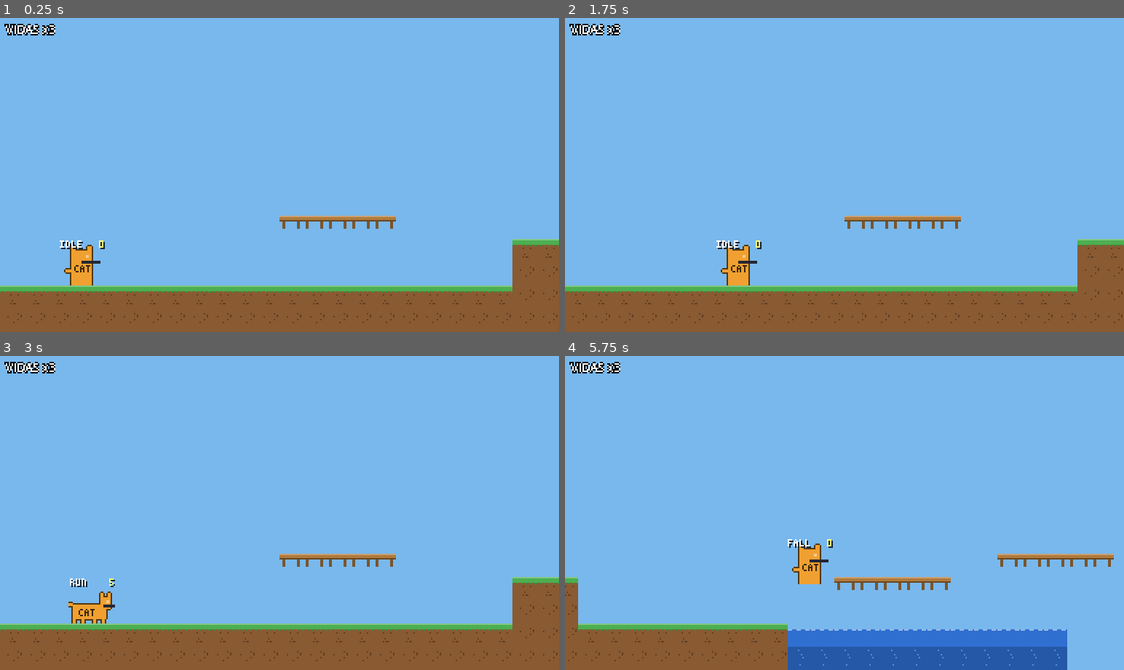
Above: before the commit, frames 1-4 (two rows, left to right).
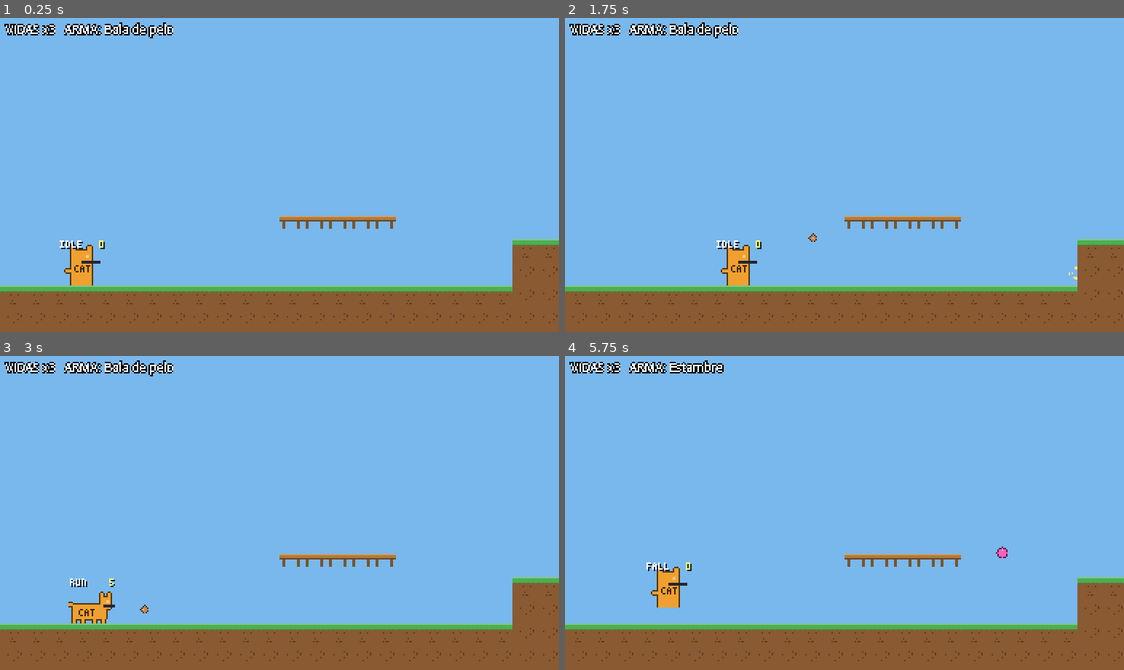
Above: after the commit, the same moments.

Repository: jfreites/claw-assault-team-game
Game: Godot game, scene res://tools/smoke_test.tscn
Two runs of this game, one before a commit and one after it. Both use one fixed random seed, a clock stepped at 60 frames per second and the inputs below. This scene is started directly instead of the project's main scene.
Inputs (mouse positions are in pixels of both pictures, inside the frame that each line leads up to):
- Up to frame 1 (0.25 s): no input
- Up to frame 2 (1.75 s): tap Enter (ui_accept) at 0.5 s; move the mouse to (967, 159) at 0.52 s; hold D (move_right) from 0.53 s (still down); tap J (shoot) at 0.6, 1.55 s; click (967, 159) at 0.67 s; tap K (jump) at 0.77, 1.52 s; move the mouse to (732, 190) at 1.27 s; tap S (crouch) at 1.35 s
- Up to frame 3 (3 s): move the mouse to (335, 443) at 2.02 s; release D (move_right) at 2.03 s; hold A (move_left) 2.03-2.78 s; tap L (lock_aim) at 2.1 s; tap J (shoot) at 2.3, 2.85 s; move the mouse to (251, 575) at 2.77 s; hold D (move_right) from 2.78 s (still down); click (251, 575) at 2.92 s
- Up to frame 4 (5.75 s): tap K (jump) at 3.02, 3.77, 4.52 s; move the mouse to (1012, 560) at 3.52 s; tap Z at 3.6 s; tap J (shoot) at 3.8, 4.55, 5.3 s; tap Tab (debug_next_weapon) at 4.15 s; move the mouse to (676, 465) at 4.27 s; release D (move_right) at 4.28 s; hold A (move_left) 4.28-5.03 s; tap Space at 4.35 s; move the mouse to (872, 513) at 5.02 s; hold D (move_right) from 5.03 s (still down); tap X at 5.1 s; click (872, 513) at 5.17 s

The runs differ from the first frame. In frame 1, 0.6% of the frame differs, in the area x 11-31%, y 1-7%; in frame 2, 0.6%; in frame 3, 0.6%; in frame 4, 14%, in the area x 0-100%, y 1-100%.

Commit message:
Etapa 2: disparo y armas data-driven
- WeaponData (Resource) con patrones SINGLE/SPREAD/BOUNCE/PIERCE
- Bullet genérica con raycast contra el mundo (rebote sin atravesar paredes)
- WeaponHolder con cadencia, límite en pantalla y multiplicadores para poderes
- Armas: bola de pelo, estambre (rebota), espina de pescado (perfora), sardinas (spread)
- Disparo en 8 direcciones desde Marker2D por pose; HUD muestra el arma
- Fx.burst/explosion con CPUParticles2D

Co-Authored-By: Claude Opus 5.5 <noreply@anthropic.com>

Diff:
--- /dev/null
+++ b/resources/weapons/fishbone.tres
@@ -0,0 +1,21 @@
+[gd_resource type="Resource" script_class="WeaponData" format=3]
+
+[ext_resource type="Script" path="res://scripts/weapons/weapon_data.gd" id="1_weapon"]
+[ext_resource type="PackedScene" path="res://scenes/weapons/bullet.tscn" id="2_bullet"]
+
+[resource]
+script = ExtResource("1_weapon")
+bullet_scene = ExtResource("2_bullet")
+display_name = "Espina de pescado"
+hud_letter = "P"
+pattern = 3
+fire_rate = 5.0
+damage = 1
+bullet_speed = 420.0
+lifetime = 1.0
+max_on_screen = 0
+sfx = "shoot_fishbone"
+bullet_sprite = "projectiles/fishbone"
+hit_radius = 3.0
+rotate_sprite = true
+pierce_count = -1
--- /dev/null
+++ b/resources/weapons/hairball.tres
@@ -0,0 +1,20 @@
+[gd_resource type="Resource" script_class="WeaponData" format=3]
+
+[ext_resource type="Script" path="res://scripts/weapons/weapon_data.gd" id="1_weapon"]
+[ext_resource type="PackedScene" path="res://scenes/weapons/bullet.tscn" id="2_bullet"]
+
+[resource]
+script = ExtResource("1_weapon")
+bullet_scene = ExtResource("2_bullet")
+display_name = "Bola de pelo"
+hud_letter = "H"
+pattern = 0
+fire_rate = 6.0
+damage = 1
+bullet_speed = 260.0
+lifetime = 1.2
+max_on_screen = 4
+sfx = "shoot"
+bullet_sprite = "projectiles/hairball"
+hit_radius = 3.0
+rotate_sprite = false
--- /dev/null
+++ b/resources/weapons/sardine_spread.tres
@@ -0,0 +1,22 @@
+[gd_resource type="Resource" script_class="WeaponData" format=3]
+
+[ext_resource type="Script" path="res://scripts/weapons/weapon_data.gd" id="1_weapon"]
+[ext_resource type="PackedScene" path="res://scenes/weapons/bullet.tscn" id="2_bullet"]
+
+[resource]
+script = ExtResource("1_weapon")
+bullet_scene = ExtResource("2_bullet")
+display_name = "Sardinas (spread)"
+hud_letter = "S"
+pattern = 1
+fire_rate = 4.0
+damage = 1
+bullet_speed = 240.0
+lifetime = 1.0
+max_on_screen = 0
+sfx = "shoot_spread"
+bullet_sprite = "projectiles/sardine"
+hit_radius = 3.0
+rotate_sprite = true
+spread_count = 3
+spread_angle = 30.0
--- /dev/null
+++ b/resources/weapons/yarn.tres
@@ -0,0 +1,23 @@
+[gd_resource type="Resource" script_class="WeaponData" format=3]
+
+[ext_resource type="Script" path="res://scripts/weapons/weapon_data.gd" id="1_weapon"]
+[ext_resource type="PackedScene" path="res://scenes/weapons/bullet.tscn" id="2_bullet"]
+
+[resource]
+script = ExtResource("1_weapon")
+bullet_scene = ExtResource("2_bullet")
+display_name = "Estambre"
+hud_letter = "E"
+pattern = 2
+fire_rate = 3.5
+damage = 2
+bullet_speed = 200.0
+lifetime = 2.5
+max_on_screen = 3
+sfx = "shoot_yarn"
+bullet_sprite = "projectiles/yarn"
+hit_radius = 4.0
+rotate_sprite = false
+bullet_gravity = 380.0
+max_bounces = 4
+bounce_damping = 0.85
--- a/scenes/player/player.tscn
+++ b/scenes/player/player.tscn
@@ -4,6 +4,11 @@
 [ext_resource type="Resource" path="res://resources/player/player_config.tres" id="2_config"]
 [ext_resource type="Script" path="res://scripts/art/entity_sprite.gd" id="3_sprite"]
 [ext_resource type="Script" path="res://scripts/combat/hurtbox.gd" id="4_hurtbox"]
+[ext_resource type="Script" path="res://scripts/weapons/weapon_holder.gd" id="5_holder"]
+[ext_resource type="Resource" path="res://resources/weapons/hairball.tres" id="6_hairball"]
+[ext_resource type="Resource" path="res://resources/weapons/yarn.tres" id="7_yarn"]
+[ext_resource type="Resource" path="res://resources/weapons/fishbone.tres" id="8_fishbone"]
+[ext_resource type="Resource" path="res://resources/weapons/sardine_spread.tres" id="9_sardine"]
 
 [sub_resource type="RectangleShape2D" id="RectangleShape2D_body"]
 size = Vector2(12, 24)
@@ -68,3 +73,8 @@
 
 [node name="Air" type="Marker2D" parent="Muzzles"]
 position = Vector2(0, -14)
+
+[node name="WeaponHolder" type="Node2D" parent="."]
+script = ExtResource("5_holder")
+default_weapon = ExtResource("6_hairball")
+debug_weapons = Array[Resource]([ExtResource("6_hairball"), ExtResource("7_yarn"), ExtResource("8_fishbone"), ExtResource("9_sardine")])
--- /dev/null
+++ b/scenes/weapons/bullet.tscn
@@ -0,0 +1,20 @@
+[gd_scene format=3]
+
+[ext_resource type="Script" path="res://scripts/weapons/bullet.gd" id="1_bullet"]
+[ext_resource type="Script" path="res://scripts/art/entity_sprite.gd" id="2_sprite"]
+
+[sub_resource type="CircleShape2D" id="CircleShape2D_bullet"]
+radius = 3.0
+
+[node name="Bullet" type="Area2D"]
+collision_layer = 8
+collision_mask = 0
+monitoring = false
+script = ExtResource("1_bullet")
+
+[node name="Sprite" type="AnimatedSprite2D" parent="."]
+script = ExtResource("2_sprite")
+entity = "projectiles/hairball"
+
+[node name="Shape" type="CollisionShape2D" parent="."]
+shape = SubResource("CircleShape2D_bullet")
--- a/scripts/art/sprite_catalog.gd
+++ b/scripts/art/sprite_catalog.gd
@@ -28,6 +28,23 @@
 			"dead": {"frames": 1, "fps": 1.0, "loop": false, "shape": "flat"},
 		},
 	},
+	# --- Proyectiles (anclaje al centro, animación "fly") ---
+	"projectiles/hairball": {
+		"size": Vector2i(6, 6), "anchor": "center", "color": "c08a5a", "default": "fly",
+		"anims": {"fly": {"frames": 2, "fps": 12.0, "loop": true, "shape": "orb"}},
+	},
+	"projectiles/yarn": {
+		"size": Vector2i(8, 8), "anchor": "center", "color": "ff5fc0", "default": "fly",
+		"anims": {"fly": {"frames": 4, "fps": 12.0, "loop": true, "shape": "orb"}},
+	},
+	"projectiles/fishbone": {
+		"size": Vector2i(14, 6), "anchor": "center", "color": "e8ecff", "default": "fly",
+		"anims": {"fly": {"frames": 1, "fps": 1.0, "loop": true, "shape": "bone"}},
+	},
+	"projectiles/sardine": {
+		"size": Vector2i(7, 7), "anchor": "center", "color": "5fa8ff", "default": "fly",
+		"anims": {"fly": {"frames": 2, "fps": 12.0, "loop": true, "shape": "orb"}},
+	},
 }
 
 
--- /dev/null
+++ b/scripts/fx/fx.gd
@@ -0,0 +1,34 @@
+class_name Fx
+extends RefCounted
+## Efectos simples y reutilizables (partículas). Se pulen en la etapa 7.
+
+
+## Ráfaga de partículas cuadradas que se autodestruye.
+static func burst(context: Node, pos: Vector2, color: Color, amount := 10, speed := 80.0, lifetime := 0.35) -> void:
+	if not context.is_inside_tree():
+		return
+	var p := CPUParticles2D.new()
+	p.one_shot = true
+	p.emitting = false
+	p.amount = amount
+	p.lifetime = lifetime
+	p.explosiveness = 1.0
+	p.spread = 180.0
+	p.direction = Vector2.UP
+	p.initial_velocity_min = speed * 0.4
+	p.initial_velocity_max = speed
+	p.gravity = Vector2(0, 220)
+	p.scale_amount_min = 1.0
+	p.scale_amount_max = 2.0
+	p.color = color
+	p.position = pos
+	p.finished.connect(p.queue_free)
+	Bullet.get_projectile_root(context).add_child(p)
+	p.emitting = true
+
+
+## Explosión: dos ráfagas de color + sacudida de cámara.
+static func explosion(context: Node, pos: Vector2, size := 1.0) -> void:
+	burst(context, pos, Color(1.0, 0.85, 0.3), int(14 * size), 110.0 * size, 0.45)
+	burst(context, pos, Color(1.0, 0.4, 0.15), int(8 * size), 70.0 * size, 0.35)
+	GameCamera.shake_current(context, 1.5 * size, 0.15)
--- a/scripts/player/player.gd
+++ b/scripts/player/player.gd
@@ -32,6 +32,7 @@
 @onready var hurt_stand: CollisionShape2D = $Hurtbox/Stand
 @onready var hurt_prone: CollisionShape2D = $Hurtbox/Prone
 @onready var muzzles: Node2D = $Muzzles
+@onready var weapon_holder: WeaponHolder = $WeaponHolder
 
 
 func _ready() -> void:
@@ -93,6 +94,11 @@
 
 	move_and_slide()
 
+	if _pressed("shoot"):
+		weapon_holder.try_fire(get_muzzle_position(), aim)
+	if _just_pressed("debug_next_weapon"):
+		weapon_holder.cycle_debug_weapon()
+
 	if is_on_floor():
 		_jumped = false
 		if want_prone:
@@ -205,7 +211,9 @@
 func get_muzzle_position() -> Vector2:
 	var marker_name := "Forward"
 	if state == State.JUMP:
-		marker_name = "Air"
+		# En el salto (bola) se dispara desde el centro hacia la dirección de apuntado
+		var air := muzzles.get_node_or_null("Air") as Marker2D
+		return global_position + (air.position if air else Vector2(0, -14)) + aim * 8.0
 	elif state == State.PRONE:
 		marker_name = "Prone"
 	elif aim.y < -0.9:
--- a/scripts/ui/hud.gd
+++ b/scripts/ui/hud.gd
@@ -1,6 +1,6 @@
 class_name Hud
 extends CanvasLayer
-## HUD mínimo (se completa en la etapa 7): vidas y mensajes centrales.
+## HUD mínimo (se completa en la etapa 7): vidas, arma actual y mensajes centrales.
 
 var _player: Player
 
@@ -16,6 +16,7 @@
 
 func bind_player(p: Player) -> void:
 	_player = p
+	p.weapon_holder.weapon_changed.connect(func(_w): _refresh())
 	_refresh()
 
 
@@ -29,4 +30,7 @@
 
 
 func _refresh() -> void:
-	info.text = "VIDAS x%d" % GameState.lives
+	var text := "VIDAS x%d" % GameState.lives
+	if _player and _player.weapon_holder.current:
+		text += "   ARMA: %s" % _player.weapon_holder.current.display_name
+	info.text = text
--- /dev/null
+++ b/scripts/weapons/bullet.gd
@@ -0,0 +1,133 @@
+class_name Bullet
+extends Hitbox
+## Proyectil genérico configurado por un WeaponData (jugador y enemigos).
+## Se mueve a mano con raycast contra el mundo para rebotar sin atravesar paredes.
+
+const OFFSCREEN_MARGIN := 24.0
+
+var data: WeaponData
+var velocity := Vector2.ZERO
+var from_player := true
+
+var _life := 0.0
+var _bounces_left := 0
+var _pierce_left := -1
+var _hit_ids: Array[int] = []
+var _spent := false
+
+@onready var sprite: EntitySprite = $Sprite
+@onready var shape: CollisionShape2D = $Shape
+
+
+## Instancia las balas del patrón del arma. Devuelve las balas creadas.
+static func spawn_pattern(weapon: WeaponData, origin: Vector2, direction: Vector2, player_owned: bool, context: Node, damage_multiplier := 1.0) -> Array[Bullet]:
+	var spawned: Array[Bullet] = []
+	if weapon == null or weapon.bullet_scene == null:
+		return spawned
+	var dirs: Array[Vector2] = []
+	if weapon.pattern == WeaponData.Pattern.SPREAD and weapon.spread_count > 1:
+		var step := deg_to_rad(weapon.spread_angle) / float(weapon.spread_count - 1)
+		var start := -deg_to_rad(weapon.spread_angle) * 0.5
+		for i in weapon.spread_count:
+			dirs.append(direction.rotated(start + step * i))
+	else:
+		dirs.append(direction)
+	var root := get_projectile_root(context)
+	for dir in dirs:
+		var bullet := weapon.bullet_scene.instantiate() as Bullet
+		bullet.configure(weapon, dir, player_owned, damage_multiplier)
+		bullet.position = origin
+		root.add_child(bullet)
+		spawned.append(bullet)
+	AudioManager.play_sfx(weapon.sfx)
+	return spawned
+
+
+static func get_projectile_root(context: Node) -> Node:
+	var root := context.get_tree().get_first_node_in_group("projectile_root")
+	return root if root else context.get_tree().current_scene
+
+
+func configure(weapon: WeaponData, direction: Vector2, player_owned: bool, damage_multiplier := 1.0) -> void:
+	data = weapon
+	from_player = player_owned
+	velocity = direction.normalized() * weapon.bullet_speed
+	damage = maxi(1, roundi(weapon.damage * damage_multiplier))
+	_bounces_left = weapon.max_bounces if weapon.pattern == WeaponData.Pattern.BOUNCE else 0
+	_pierce_left = weapon.pierce_count if weapon.pattern == WeaponData.Pattern.PIERCE else 0
+
+
+func _ready() -> void:
+	super._ready()
+	if data == null:
+		queue_free()
+		return
+	collision_layer = Layers.PLAYER_BULLET if from_player else Layers.ENEMY_BULLET
+	collision_mask = 0
+	var circle := CircleShape2D.new()
+	circle.radius = data.hit_radius
+	shape.shape = circle
+	sprite.entity = data.bullet_sprite
+	_update_rotation()
+
+
+func _physics_process(delta: float) -> void:
+	if _spent:
+		return
+	_life += delta
+	if _life >= data.lifetime:
+		queue_free()
+		return
+	velocity.y += data.bullet_gravity * delta
+	var motion := velocity * delta
+	var query := PhysicsRayQueryParameters2D.create(global_position, global_position + motion, Layers.WORLD)
+	var hit := get_world_2d().direct_space_state.intersect_ray(query)
+	if hit:
+		if _bounces_left > 0:
+			_bounces_left -= 1
+			velocity = velocity.bounce(hit.normal) * data.bounce_damping
+			global_position = hit.position + hit.normal * 1.0
+			AudioManager.play_sfx("bounce")
+		else:
+			global_position = hit.position
+			_impact()
+			return
+	else:
+		global_position += motion
+	_update_rotation()
+	if _is_offscreen():
+		queue_free()
+
+
+func can_hit(hurtbox: Hurtbox) -> bool:
+	return not _spent and not _hit_ids.has(hurtbox.get_instance_id())
+
+
+func on_hit(hurtbox: Hurtbox) -> void:
+	_hit_ids.append(hurtbox.get_instance_id())
+	super.on_hit(hurtbox)
+	if data.pattern == WeaponData.Pattern.PIERCE:
+		if _pierce_left < 0:
+			return
+		_pierce_left -= 1
+		if _pierce_left > 0:
+			return
+	_impact()
+
+
+func _impact() -> void:
+	_spent = true
+	Fx.burst(self, global_position, Color(1, 0.9, 0.5) if from_player else Color(1, 0.4, 0.3), 5, 50.0, 0.2)
+	queue_free()
+
+
+func _update_rotation() -> void:
+	if data.rotate_sprite and velocity.length_squared() > 0.01:
+		sprite.rotation = velocity.angle()
+
+
+func _is_offscreen() -> bool:
+	var cam := get_viewport().get_camera_2d() as GameCamera
+	if cam == null:
+		return false
+	return not cam.get_view_rect().grow(OFFSCREEN_MARGIN).has_point(global_position)
--- /dev/null
+++ b/scripts/weapons/weapon_data.gd
@@ -0,0 +1,43 @@
+class_name WeaponData
+extends Resource
+## Definición data-driven de un arma. Arma nueva = un .tres nuevo en resources/weapons/.
+
+enum Pattern { SINGLE, SPREAD, BOUNCE, PIERCE }
+
+@export var display_name := "Arma"
+## Letra corta para el HUD y los pickups
+@export var hud_letter := "H"
+@export var pattern: Pattern = Pattern.SINGLE
+
+@export_group("Disparo")
+## Disparos por segundo manteniendo el botón
+@export_range(0.5, 30.0, 0.1) var fire_rate := 6.0
+@export var damage := 1
+@export var bullet_speed := 260.0
+## Segundos antes de desaparecer
+@export var lifetime := 1.2
+## Máximo de balas propias en pantalla (0 = sin límite)
+@export var max_on_screen := 0
+@export var sfx := "shoot"
+
+@export_group("Bala")
+@export var bullet_scene: PackedScene
+## Carpeta del sprite relativa a assets/sprites
+@export var bullet_sprite := "projectiles/hairball"
+## Radio del hitbox (independiente del arte)
+@export var hit_radius := 3.0
+@export var rotate_sprite := true
+@export var bullet_gravity := 0.0
+
+@export_group("Spread")
+@export var spread_count := 3
+## Apertura total del abanico en grados
+@export var spread_angle := 30.0
+
+@export_group("Rebote")
+@export var max_bounces := 3
+@export_range(0.0, 1.0) var bounce_damping := 0.85
+
+@export_group("Perforante")
+## Enemigos que atraviesa antes de desaparecer (-1 = infinitos)
+@export var pierce_count := -1
--- /dev/null
+++ b/scripts/weapons/weapon_holder.gd
@@ -0,0 +1,57 @@
+class_name WeaponHolder
+extends Node2D
+## Ejecuta el arma actual leyendo su WeaponData (cadencia, patrón, límite en pantalla).
+
+signal weapon_changed(weapon: WeaponData)
+signal fired(weapon: WeaponData)
+
+@export var default_weapon: WeaponData
+@export var player_owned := true
+## Armas para ciclar con la acción debug_next_weapon (solo pruebas)
+@export var debug_weapons: Array[Resource] = []
+
+var current: WeaponData
+## Lo modifican los poderes (catnip)
+var fire_rate_multiplier := 1.0
+var damage_multiplier := 1.0
+
+var _cooldown := 0.0
+var _active: Array[Bullet] = []
+
+
+func _ready() -> void:
+	equip(default_weapon)
+
+
+func _physics_process(delta: float) -> void:
+	_cooldown = maxf(_cooldown - delta, 0.0)
+
+
+func equip(weapon: WeaponData) -> void:
+	current = weapon
+	_cooldown = 0.0
+	weapon_changed.emit(weapon)
+
+
+func reset_to_default() -> void:
+	equip(default_weapon)
+
+
+func cycle_debug_weapon() -> void:
+	if debug_weapons.is_empty():
+		return
+	var idx := debug_weapons.find(current)
+	equip(debug_weapons[(idx + 1) % debug_weapons.size()] as WeaponData)
+
+
+func try_fire(origin: Vector2, direction: Vector2) -> bool:
+	if current == null or _cooldown > 0.0:
+		return false
+	if current.max_on_screen > 0:
+		_active = _active.filter(func(b): return is_instance_valid(b))
+		if _active.size() >= current.max_on_screen:
+			return false
+	_cooldown = 1.0 / (current.fire_rate * fire_rate_multiplier)
+	_active.append_array(Bullet.spawn_pattern(current, origin, direction, player_owned, self, damage_multiplier))
+	fired.emit(current)
+	return true
--- a/tools/smoke_test.gd
+++ b/tools/smoke_test.gd
@@ -65,10 +65,52 @@
 	await _frames(30)
 	_check(player.global_position.y > on_platform_y + 20, "bajó a través de la plataforma (y=%.1f)" % player.global_position.y)
 
+	await _test_weapons()
+
 	# Agua: muerte instantánea
 	_teleport(Vector2(34 * 16 + 8, 10 * 16))
 	await _frames(40)
 	_check(player.state == Player.State.DEAD, "muere al caer al agua (pos=%s estado=%d)" % [player.global_position, player.state])
+
+
+func _test_weapons() -> void:
+	_teleport(Vector2(4 * 16, 11 * 16))
+	await _frames(20)
+	var holder := player.weapon_holder
+	_check(holder.current.display_name == "Bola de pelo", "arma por defecto: bola de pelo")
+	Input.action_press("shoot")
+	await _frames(30)
+	Input.action_release("shoot")
+	var shots := _bullets().size()
+	_check(shots >= 2 and shots <= 4, "dispara con cadencia y límite en pantalla (%d balas)" % shots)
+	await _frames(60)
+
+	Input.action_press("debug_next_weapon")
+	await _frames(3)
+	Input.action_release("debug_next_weapon")
+	_check(holder.current.display_name == "Estambre", "cambia a estambre (debug)")
+	Input.action_press("shoot")
+	await _frames(1)
+	Input.action_release("shoot")
+	var yarn := _bullets()
+	_check(yarn.size() == 1, "estambre dispara 1 bala")
+	if yarn.size() == 1:
+		var b: Bullet = yarn[0]
+		await _frames(25)
+		_check(is_instance_valid(b) and b.data.pattern == WeaponData.Pattern.BOUNCE and b._bounces_left < b.data.max_bounces, "el estambre rebota en el suelo")
+	await _frames(120)
+
+	holder.equip(load("res://resources/weapons/sardine_spread.tres"))
+	Input.action_press("shoot")
+	await _frames(1)
+	Input.action_release("shoot")
+	_check(_bullets().size() == 3, "spread dispara 3 balas (%d)" % _bullets().size())
+	await _frames(60)
+	holder.reset_to_default()
+
+
+func _bullets() -> Array:
+	return get_tree().get_nodes_in_group("projectile_root")[0].get_children().filter(func(n): return n is Bullet)
 
 
 func _teleport(pos: Vector2) -> void:
Binary file added: assets/sprites/projectiles/fishbone/fly_0.png
Not shown, added: assets/sprites/projectiles/fishbone/fly_0.png.import
Binary file added: assets/sprites/projectiles/hairball/fly_0.png
Not shown, added: assets/sprites/projectiles/hairball/fly_0.png.import
Binary file added: assets/sprites/projectiles/hairball/fly_1.png
Not shown, added: assets/sprites/projectiles/hairball/fly_1.png.import
Binary file added: assets/sprites/projectiles/sardine/fly_0.png
Not shown, added: assets/sprites/projectiles/sardine/fly_0.png.import
Binary file added: assets/sprites/projectiles/sardine/fly_1.png
Not shown, added: assets/sprites/projectiles/sardine/fly_1.png.import
Binary file added: assets/sprites/projectiles/yarn/fly_0.png
Not shown, added: assets/sprites/projectiles/yarn/fly_0.png.import
(and 11 more such lines)
